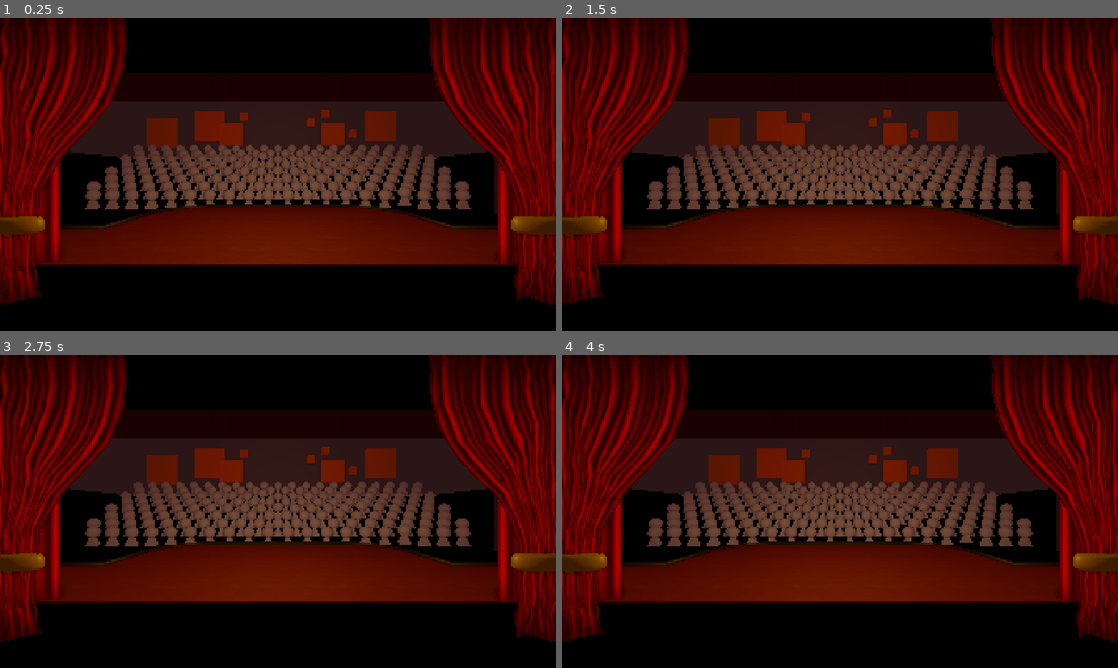
Above: before the commit, frames 1-4 (two rows, left to right).
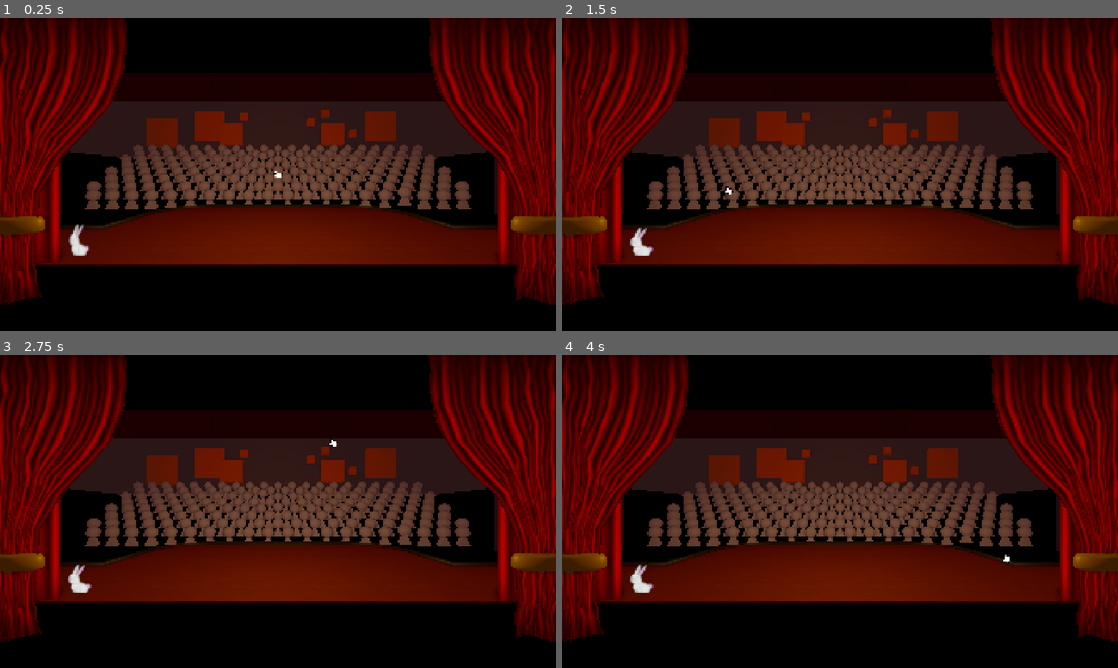
Above: after the commit, the same moments.

Repository: Momonyaro/cgj-2026
Game: Godot game, scene res://src/stage/stage.tscn
Same seed, same stepped clock (60 frames per second), same inputs: the game is played once before the commit and once after it.
Inputs (mouse positions are in pixels of both pictures, inside the frame that each line leads up to):
- Up to frame 1 (0.25 s): no input
- Up to frame 2 (1.5 s): tap Enter at 0.5 s; move the mouse to (962, 158) at 0.52 s; click (962, 158) at 0.6 s; tap Space at 0.77 s; move the mouse to (728, 190) at 1.27 s; click (728, 190) at 1.35 s
- Up to frame 3 (2.75 s): tap Space at 1.52 s; move the mouse to (333, 442) at 2.02 s; click (333, 442) at 2.1 s
- Up to frame 4 (4 s): move the mouse to (812, 574) at 2.77 s; click (812, 574) at 2.85 s; tap Space at 3.02, 3.77 s; move the mouse to (1006, 558) at 3.52 s; click (1006, 558) at 3.6 s

The runs differ from the first frame. In frame 1, 0.2% of the frame differs, in the area x 12-51%, y 48-76%; in frame 2, 0.2%, in the area x 12-31%, y 53-76%; in frame 3, 0.2%; in frame 4, 0.2%.

Commit message:
Add cursor and bunny to stage

Diff:
--- a/src/acts/act1/bunny/bunny.tscn
+++ b/src/acts/act1/bunny/bunny.tscn
@@ -6,7 +6,7 @@
 [ext_resource type="Script" uid="uid://ddll3vaiwqhtm" path="res://src/shared/vfx/sprite_bouncer.gd" id="4_me03j"]
 
 [sub_resource type="BoxShape3D" id="BoxShape3D_r5hf4"]
-size = Vector3(1.0648804, 1.3962708, 1)
+size = Vector3(0.55766296, 0.6790848, 1)
 
 [node name="Bunny" type="RigidBody3D" unique_id=2104088067 node_paths=PackedStringArray("sprite", "grab_point")]
 collision_layer = 3
@@ -23,17 +23,17 @@
 grab_point = NodePath("GrabPoint")
 
 [node name="GrabPoint" type="Marker3D" parent="." unique_id=1283241300]
-transform = Transform3D(1, 0, 0, 0, 1, 0, 0, 0, 1, -0.047233343, 1.2271717, 0)
+transform = Transform3D(1, 0, 0, 0, 1, 0, 0, 0, 1, -0.03325928, 0.6741202, 0)
 
 [node name="CollisionShape3D" type="CollisionShape3D" parent="." unique_id=515053521]
-transform = Transform3D(1, 0, 0, 0, 1, 0, 0, 0, 1, 0.14517212, 0.7253876, 0)
+transform = Transform3D(1, 0, 0, 0, 1, 0, 0, 0, 1, 0.06641388, 0.3667946, 0)
 shape = SubResource("BoxShape3D_r5hf4")
 
 [node name="Node3D" type="Node3D" parent="." unique_id=1825458585]
 transform = Transform3D(1.0097826, 0, 0, 0, 1.0097826, 0, 0, 0, 1.129, 0, 0, 0)
 
 [node name="Sprite3D" type="Sprite3D" parent="Node3D" unique_id=579492501]
-transform = Transform3D(0.1, 0, 0, 0, 0.1, 0, 0, 0, 0.1, 0, 0.58175015, 0)
+transform = Transform3D(0.050000004, 0, 0, 0, 0.050000004, 0, 0, 0, 0.050000004, 0, 0.31406212, 0)
 texture = ExtResource("2_me03j")
 
 [node name="SpriteBouncer" type="Node" parent="Node3D" unique_id=1334464296 node_paths=PackedStringArray("sprite")]
--- a/src/shared/cursor/cursor.tscn
+++ b/src/shared/cursor/cursor.tscn
@@ -7,6 +7,7 @@
 
 [node name="Cursor" type="Node2D" unique_id=888077973 node_paths=PackedStringArray("animated_sprite", "grab_point")]
 script = ExtResource("1_b2bh4")
+interactable_mask = 2
 animated_sprite = NodePath("Sprite")
 grab_point = NodePath("GrabPoint")
 
--- a/src/stage/stage.tscn
+++ b/src/stage/stage.tscn
@@ -5,6 +5,8 @@
 [ext_resource type="PackedScene" uid="uid://cb6fc5w6070xs" path="res://src/stage/moving_curtains/verlet_curtains.tscn" id="3_78rax"]
 [ext_resource type="PackedScene" uid="uid://bsci4jei4qa8y" path="res://src/shared/audience/audience.tscn" id="4_43xs6"]
 [ext_resource type="PackedScene" uid="uid://c60vnt8wabn5e" path="res://src/stage/stage.glb" id="5_j58fr"]
+[ext_resource type="PackedScene" uid="uid://c1qdgxslk1mls" path="res://src/shared/cursor/cursor.tscn" id="6_y8ixn"]
+[ext_resource type="PackedScene" uid="uid://idhdvq5d4t17" path="res://src/acts/act1/bunny/bunny.tscn" id="7_804oe"]
 
 [sub_resource type="Environment" id="Environment_40gng"]
 ambient_light_source = 2
@@ -39,7 +41,11 @@
 [sub_resource type="StandardMaterial3D" id="StandardMaterial3D_43xs6"]
 albedo_color = Color(0.29219002, 0.29219005, 0.29219002, 1)
 
+[sub_resource type="WorldBoundaryShape3D" id="WorldBoundaryShape3D_a1n5f"]
+
 [node name="Stage" type="Node3D" unique_id=1423160689]
+
+[node name="Cursor" parent="." unique_id=888077973 instance=ExtResource("6_y8ixn")]
 
 [node name="WorldEnvironment" type="WorldEnvironment" parent="." unique_id=327064883]
 environment = SubResource("Environment_40gng")
@@ -206,3 +212,12 @@
 
 [node name="stage" parent="." unique_id=453809629 instance=ExtResource("5_j58fr")]
 transform = Transform3D(0.5, 0, 0, 0, 0.5, 0, 0, 0, 0.5, 0, 0, -1)
+
+[node name="StageFloor" type="StaticBody3D" parent="." unique_id=1697756891]
+
+[node name="CollisionShape3D" type="CollisionShape3D" parent="StageFloor" unique_id=1133586769]
+transform = Transform3D(1, 0, 0, 0, 1, 0, 0, 0, 1, 0, 0.997733, 0)
+shape = SubResource("WorldBoundaryShape3D_a1n5f")
+
+[node name="Bunny" parent="." unique_id=2104088067 instance=ExtResource("7_804oe")]
+transform = Transform3D(1, 0, 0, 0, 1, 0, 0, 0, 1, -4.971464, 1.7394109, 0)
